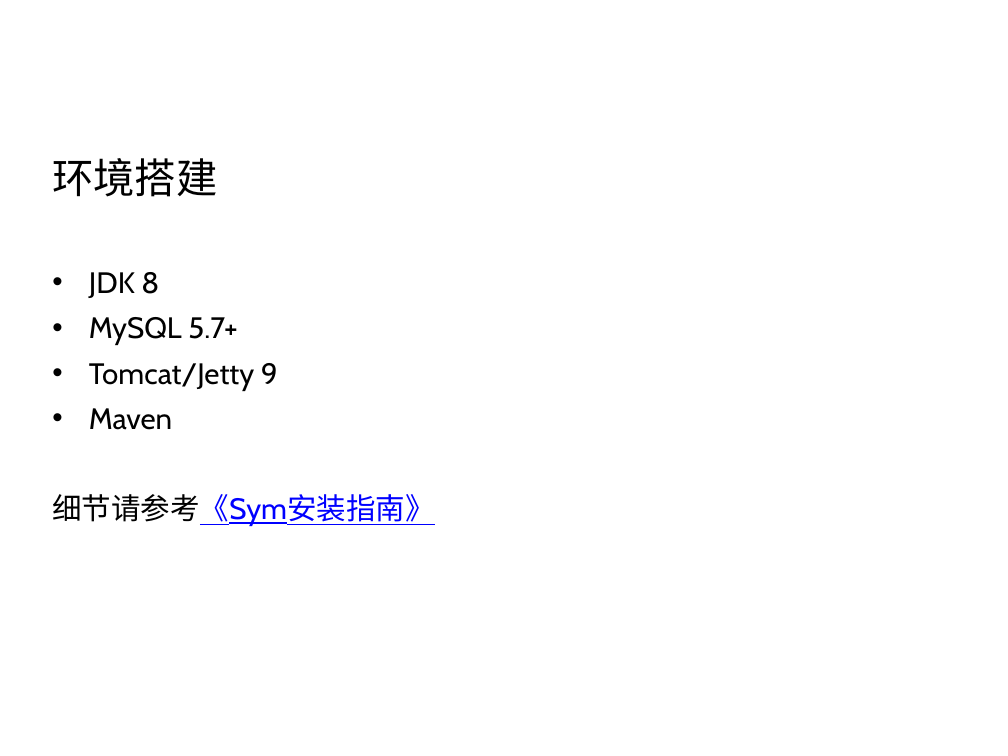
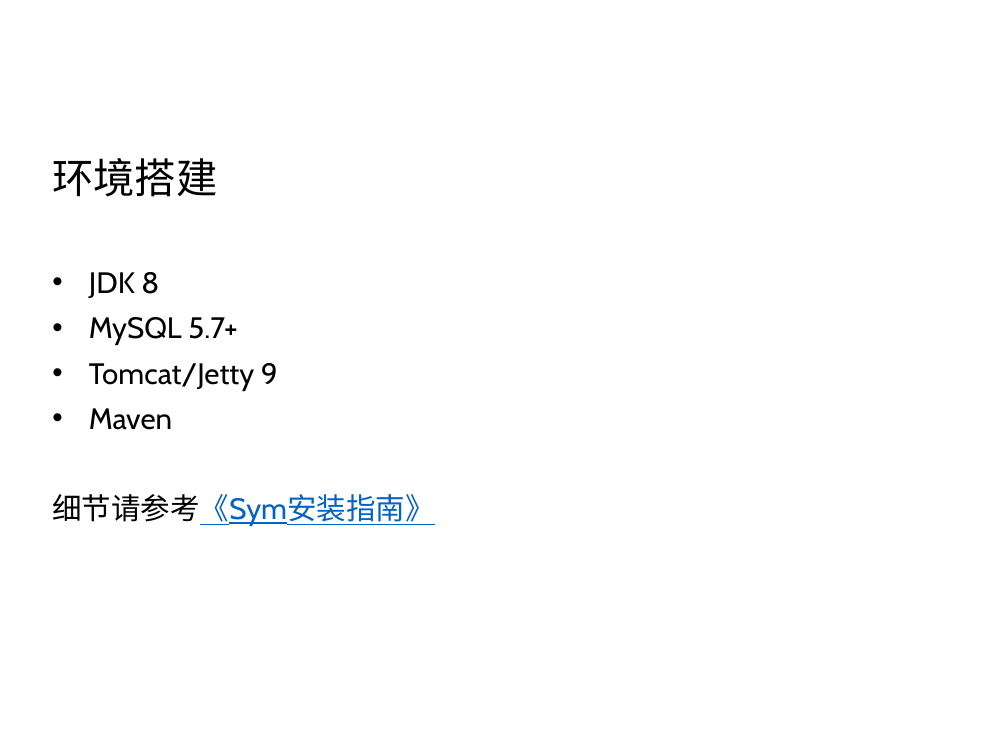
Before and after one commit to Vanessa219/b3log-index, a slide deck: slide 18 of src/main/webapp/sym/syme-intro.pptx. Drawn at 1008x756 pixels with LibreOffice and Linux fonts; fonts in the diff are those of the drawing; background and template pictures are left out. Boxes give left, top, right and bottom in pixels: in the first picture for what was removed or moved away, otherwise in the second. Text is boxed around its words. In the diff, an @@ line names an element or a change of style, - is before the commit and + after.

```diff
--- a/src/main/webapp/sym/syme-intro.pptx
+++ b/src/main/webapp/sym/syme-intro.pptx
@@ text at (x1=52, y1=494, x2=434, y2=526): text colour #0000FF to #0563C1 in "细节请参考《Sym安装指南》" @@
```
Also in this commit, not shown: 3 other slides changed.
